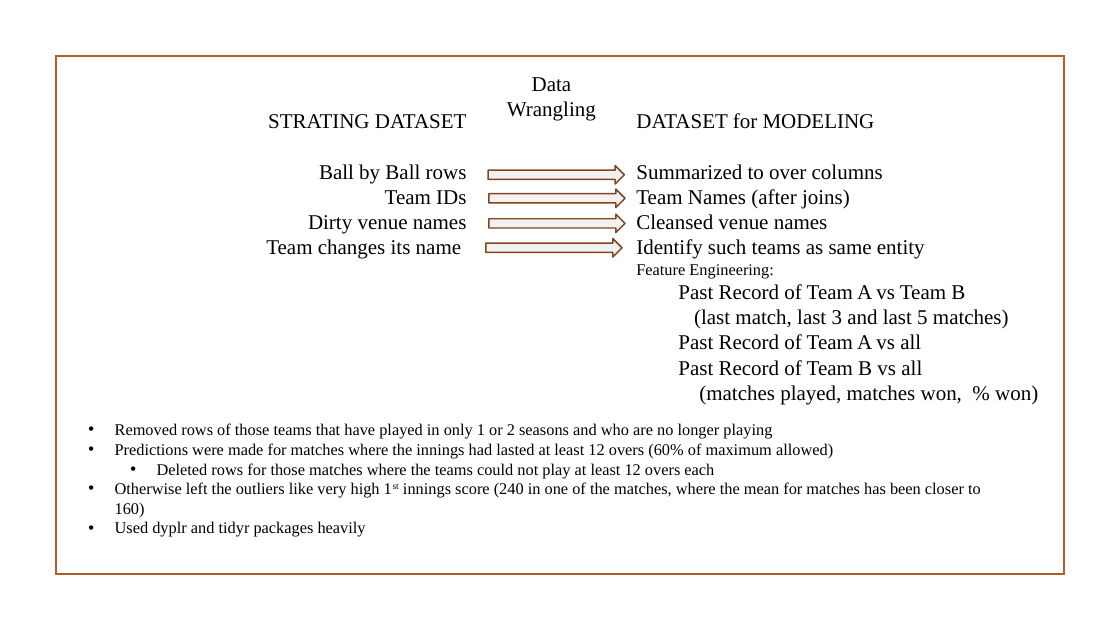
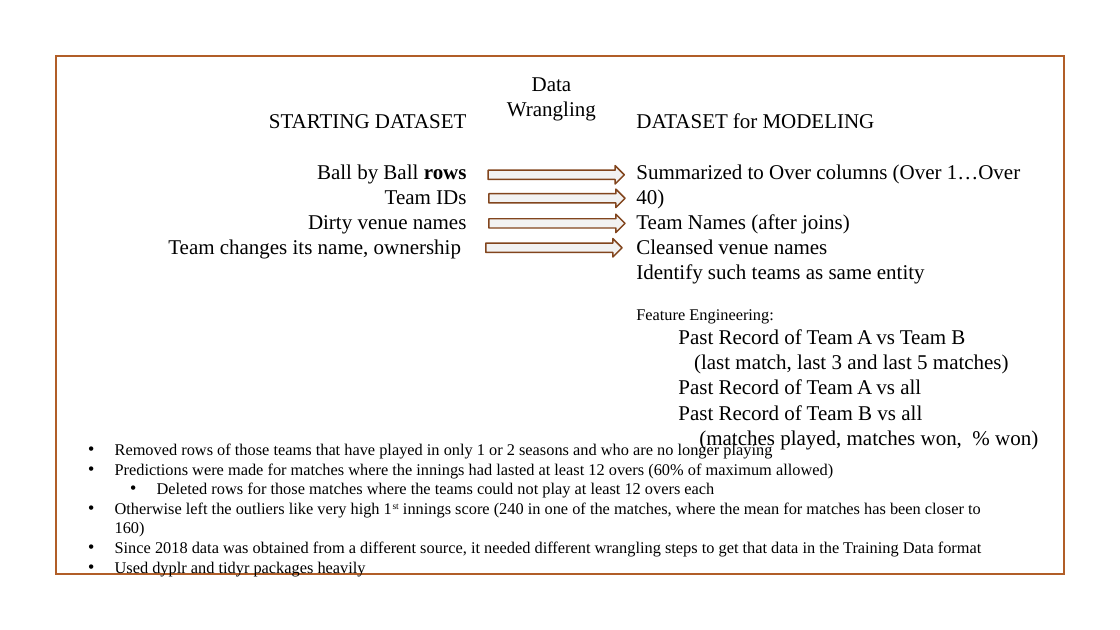
Before and after one commit to asahay001/springboardIntro, a slide deck: slide 7 of CapstoneFinalPresentation_IPLT20CricketPredictions.pptx. Drawn at 1120x630 pixels with LibreOffice and Linux fonts; fonts in the diff are those of the drawing; background and template pictures are left out. Boxes give left, top, right and bottom in pixels: in the first picture for what was removed or moved away, otherwise in the second. Text is boxed around its words. In the diff, an @@ line names an element or a change of style, - is before the commit and + after.

Commit message:
1. Highlighted portions of the deck to cover in presentation 2. Fixed 26th over winner prediction paramaters in Excel

```diff
--- a/CapstoneFinalPresentation_IPLT20CricketPredictions.pptx
+++ b/CapstoneFinalPresentation_IPLT20CricketPredictions.pptx
@@ text "STARTING DATASET": place and size @@
-text "STARTING DATASET" at [266, 114, 467, 259]
+text "STARTING DATASET" at [168, 114, 467, 259]
@@ text at [269, 114, 467, 129]: text changed @@
-STRATING DATASET
+STARTING DATASET
@@ text at [317, 164, 467, 183]: bold on in "rows" @@
@@ text at [636, 164, 1020, 208]: text changed @@
-Summarized to over columns
+Summarized to Over columns (Over 1…Over 40)
@@ text at [168, 239, 461, 259]: text changed @@
-Team changes its name
+Team changes its name, ownership
@@ text at [115, 541, 982, 557]: paragraph added @@
+• Since 2018 data was obtained from a different source, it needed different wrangling steps to get that data in the Training Data format
```
Also in this commit, not shown: 15 other slides changed, 1 slide added, 1 other file.
